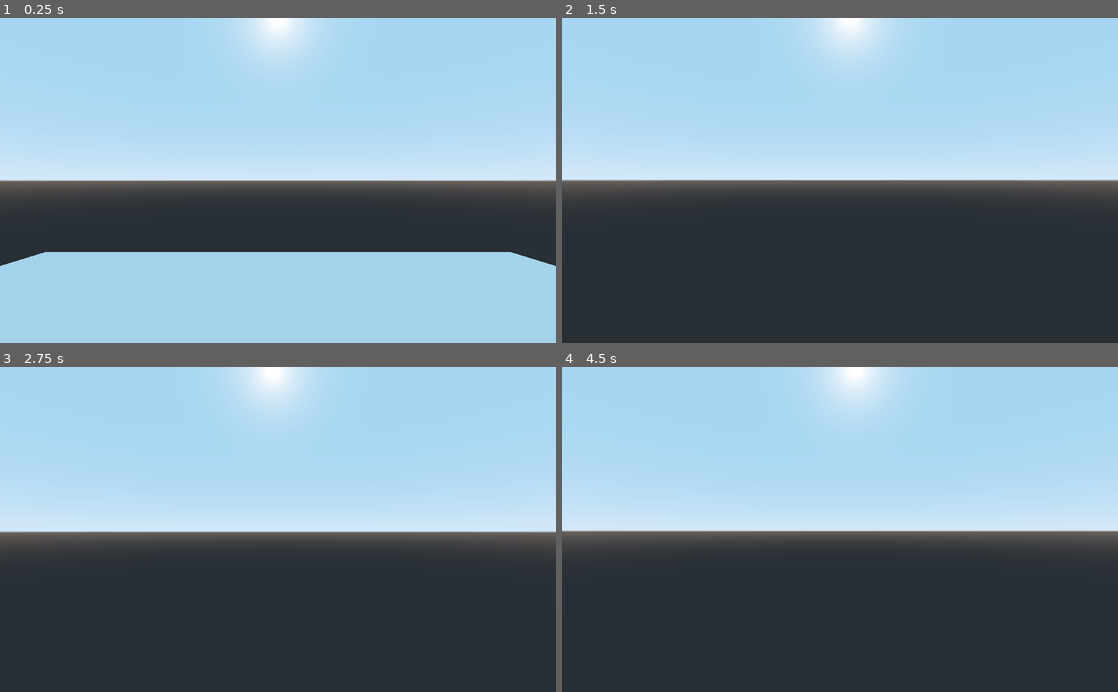
Above: before the commit, frames 1-4 (two rows, left to right).
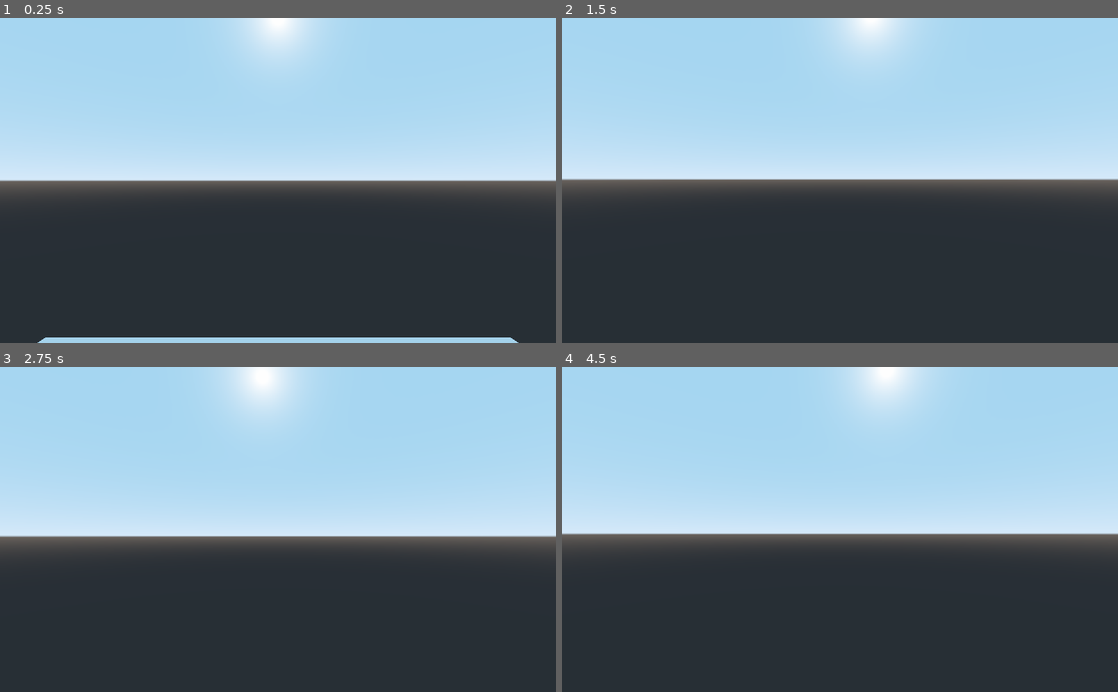
Above: after the commit, the same moments.

Repository: Mike149x/Game2021
Game: Godot game, scene res://MainScene.tscn
Same seed, same stepped clock (60 frames per second), same inputs: the game is played once before the commit and once after it. Before the commit the project has no main scene; this scene is started directly in both runs.
Inputs (mouse positions are in pixels of both pictures, inside the frame that each line leads up to):
- Up to frame 1 (0.25 s): no input
- Up to frame 2 (1.5 s): move the mouse to (867, 180) at 0.52 s; hold Space (jump) 0.53-1.28 s; hold W (move_forward) from 0.53 s (still down); move the mouse to (812, 180) at 1.27 s; tap Space (jump) at 1.35 s
- Up to frame 3 (2.75 s): keep holding W (move_forward); tap Space (jump) at 1.52, 1.82 s; tap Enter at 2 s; move the mouse to (289, 523) at 2.02 s; hold Space (jump) from 2.03 s (still down)
- Up to frame 4 (4.5 s): keep holding W (move_forward); move the mouse to (834, 536) at 2.77 s; release Space (jump) at 2.78 s; tap Space (jump) at 2.85, 3.02, 3.32, 4.35 s; tap Enter at 3.5 s; move the mouse to (878, 532) at 3.52 s; hold Space (jump) 3.53-4.28 s; move the mouse to (795, 526) at 4.27 s

The runs differ from the first frame. In frame 1, 26% of the frame differs, in the area x 0-100%, y 72-100%; in frame 2, 1.0%; in frame 3, 1.8%; in frame 4, 2.4%.

Commit message:
jumping code added
added jumping code

Diff:
--- a/SuperStockTrader/FirstPerson.gd
+++ b/SuperStockTrader/FirstPerson.gd
@@ -5,7 +5,7 @@
 var gravity = 9.8
 var jump = 5
 
-var mouse_sensitivity = 0.05
+var mouse_sensitivity = 0.15
 
 var direction = Vector3()
 var velocity = Vector3()
@@ -31,6 +31,13 @@
 	direction = Vector3()
 	#This resets speed to zero when nothing pressed
 
+	if not is_on_floor():
+		fall.y -= gravity * delta
+
+	if Input.is_action_pressed("jump") and is_on_floor():
+		fall.y = jump
+
+
 	if Input.is_action_just_pressed("ui_cancel"):
 		Input.set_mouse_mode(Input.MOUSE_MODE_VISIBLE)
 
@@ -49,4 +56,6 @@
 		direction += transform.basis.x
 
 	direction = direction.normalized()
-	move_and_slide(direction * speed, Vector3.UP)
+	velocity = velocity.linear_interpolate(direction * speed, acceleration * delta)
+	velocity = move_and_slide(velocity, Vector3.UP)
+	move_and_slide(fall, Vector3.UP)
--- /dev/null
+++ b/SuperStockTrader/MainScene.gd
@@ -0,0 +1,6 @@
+extends Spatial
+
+
+
+func _ready():
+	pass
--- a/SuperStockTrader/MainScene.tscn
+++ b/SuperStockTrader/MainScene.tscn
@@ -1,15 +1,26 @@
-[gd_scene load_steps=3 format=2]
+[gd_scene load_steps=5 format=2]
 
 [ext_resource path="res://FirstPerson.tscn" type="PackedScene" id=1]
+[ext_resource path="res://MainScene.gd" type="Script" id=2]
+
+[sub_resource type="BoxShape" id=2]
 
 [sub_resource type="CubeMesh" id=1]
 
 [node name="MainScene" type="Spatial"]
+script = ExtResource( 2 )
 
 [node name="FirstPerson" parent="." instance=ExtResource( 1 )]
-transform = Transform( 1, 0, 0, 0, 1, 0, 0, 0, 1, 0, 2, 0 )
+transform = Transform( 1, 0, 0, 0, 1, 0, 0, 0, 1, 0, 6, 0 )
 
-[node name="MeshInstance" type="MeshInstance" parent="."]
+[node name="StaticBody" type="StaticBody" parent="."]
 transform = Transform( 10, 0, 0, 0, 1, 0, 0, 0, 10, 0, -1, 0 )
+
+[node name="CollisionShape" type="CollisionShape" parent="StaticBody"]
+transform = Transform( 1, 0, 0, 0, 1, 0, 0, 0, 1, 0, 0, 0 )
+shape = SubResource( 2 )
+
+[node name="MeshInstance" type="MeshInstance" parent="StaticBody"]
+transform = Transform( 1, 0, 0, 0, 1, 0, 0, 0, 1, 0, 0, 0 )
 mesh = SubResource( 1 )
 material/0 = null
--- a/SuperStockTrader/project.godot
+++ b/SuperStockTrader/project.godot
@@ -15,6 +15,7 @@
 [application]
 
 config/name="SuperStockTrader"
+run/main_scene="res://MainScene.tscn"
 config/icon="res://icon.png"
 
 [input]
